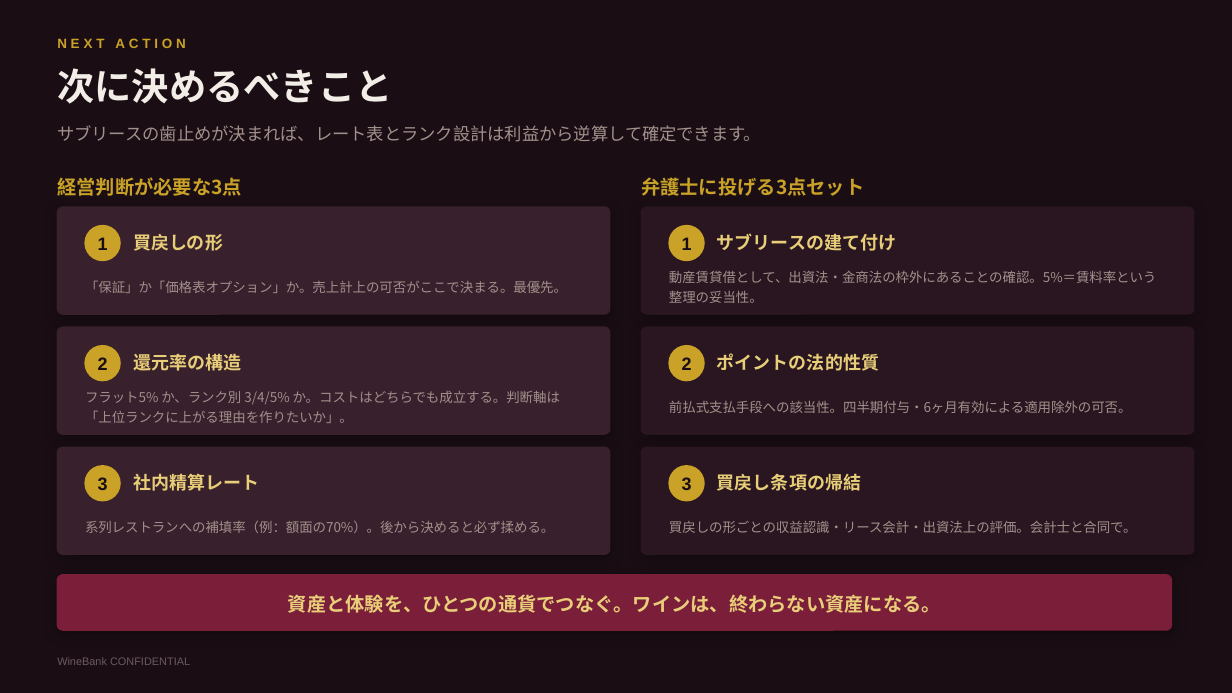
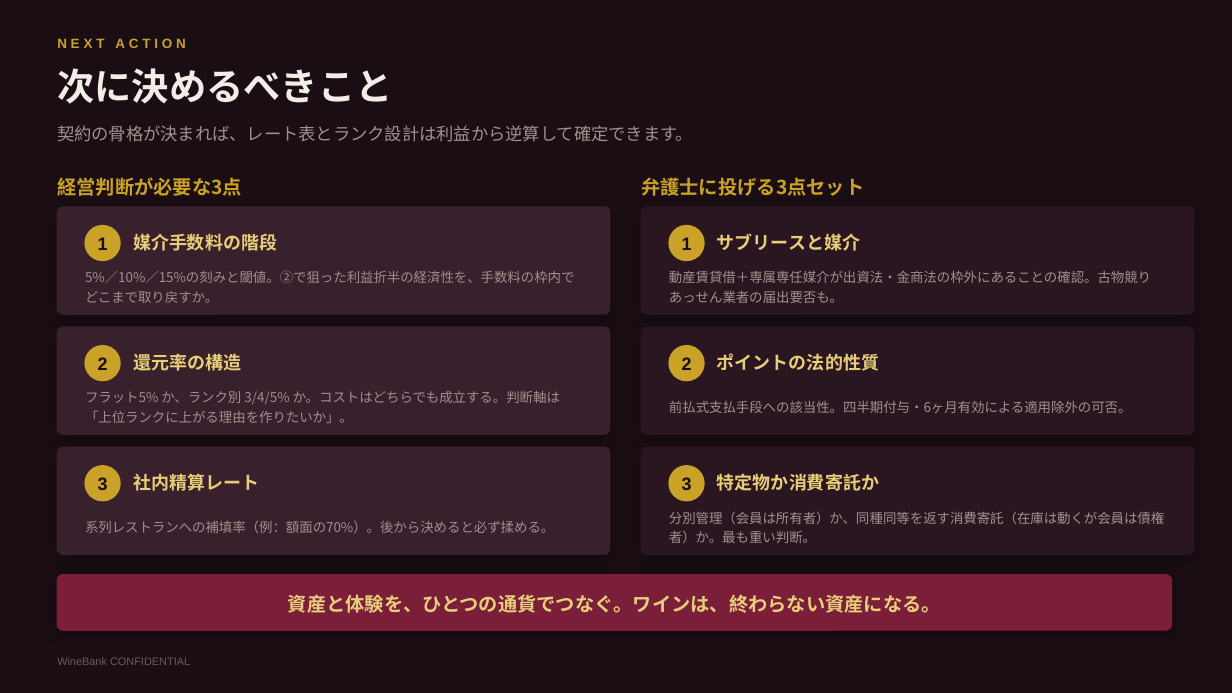
Before and after one commit to nakano-winebank/wine-auction, a slide deck: slide 21 of 提案資料/WineBank_ビジネスポイント経済圏構想.pptx (slide 20 before the commit). Drawn at 1232x693 pixels with LibreOffice and Linux fonts; fonts in the diff are those of the drawing. Boxes give left, top, right and bottom in pixels: in the first picture for what was removed or moved away, otherwise in the second. Text is boxed around its words. In the diff, an @@ line names an element or a change of style, - is before the commit and + after.

```diff
--- a/提案資料/WineBank_ビジネスポイント経済圏構想.pptx
+++ b/提案資料/WineBank_ビジネスポイント経済圏構想.pptx
@@ text at bbox=[57, 125, 693, 142]: text changed @@
-サブリースの歯止めが決まれば、レート表とランク設計は利益から逆算して確定できます。
+契約の骨格が決まれば、レート表とランク設計は利益から逆算して確定できます。
@@ text at bbox=[133, 233, 277, 251]: text changed @@
-買戻しの形
+媒介手数料の階段
@@ text at bbox=[717, 233, 860, 251]: text changed @@
-サブリースの建て付け
+サブリースと媒介
@@ text at bbox=[85, 271, 575, 303]: text changed @@
-「保証」か「価格表オプション」か。売上計上の可否がここで決まる。最優先。
+5%／10%／15%の刻みと閾値。②で狙った利益折半の経済性を、手数料の枠内でどこまで取り戻すか。
@@ text at bbox=[669, 271, 1151, 303]: text changed @@
-動産賃貸借として、出資法・金商法の枠外にあることの確認。5%＝賃料率という整理の妥当性。
+動産賃貸借＋専属専任媒介が出資法・金商法の枠外にあることの確認。古物競りあっせん業者の届出要否も。
@@ text at bbox=[717, 473, 879, 491]: text changed @@
-買戻し条項の帰結
+特定物か消費寄託か
@@ text at bbox=[669, 512, 1164, 543]: text changed @@
-買戻しの形ごとの収益認識・リース会計・出資法上の評価。会計士と合同で。
+分別管理（会員は所有者）か、同種同等を返す消費寄託（在庫は動くが会員は債権者）か。最も重い判断。
```
Also in this commit, not shown: 7 other slides changed, 3 slides added, 2 slides removed, 1 other file.
